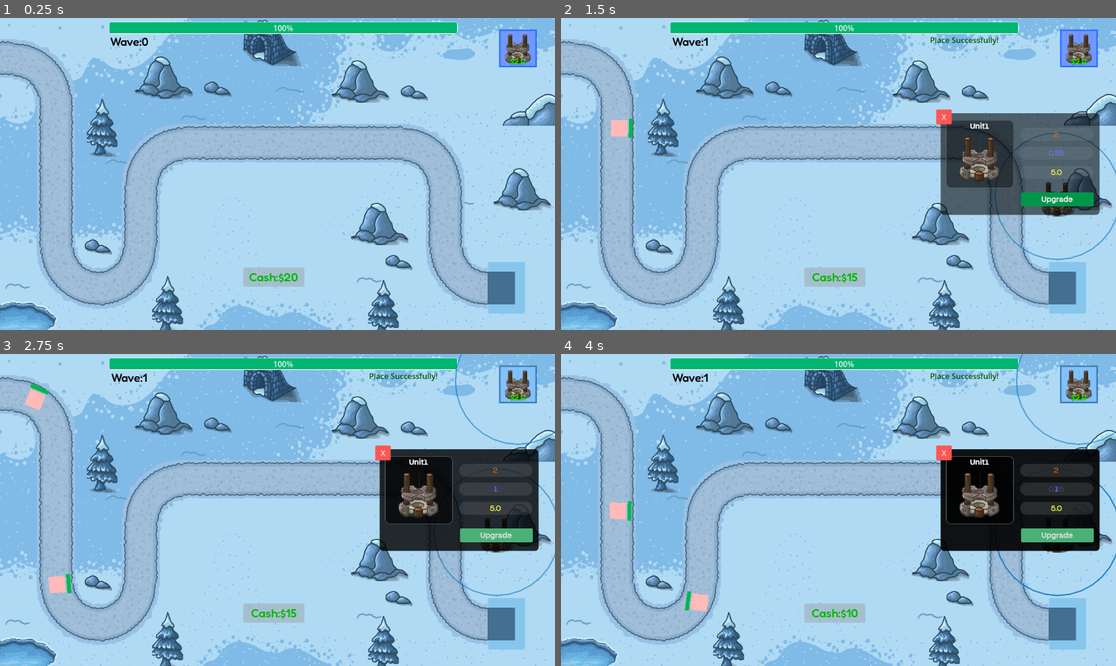
Above: before the commit, frames 1-4 (two rows, left to right).
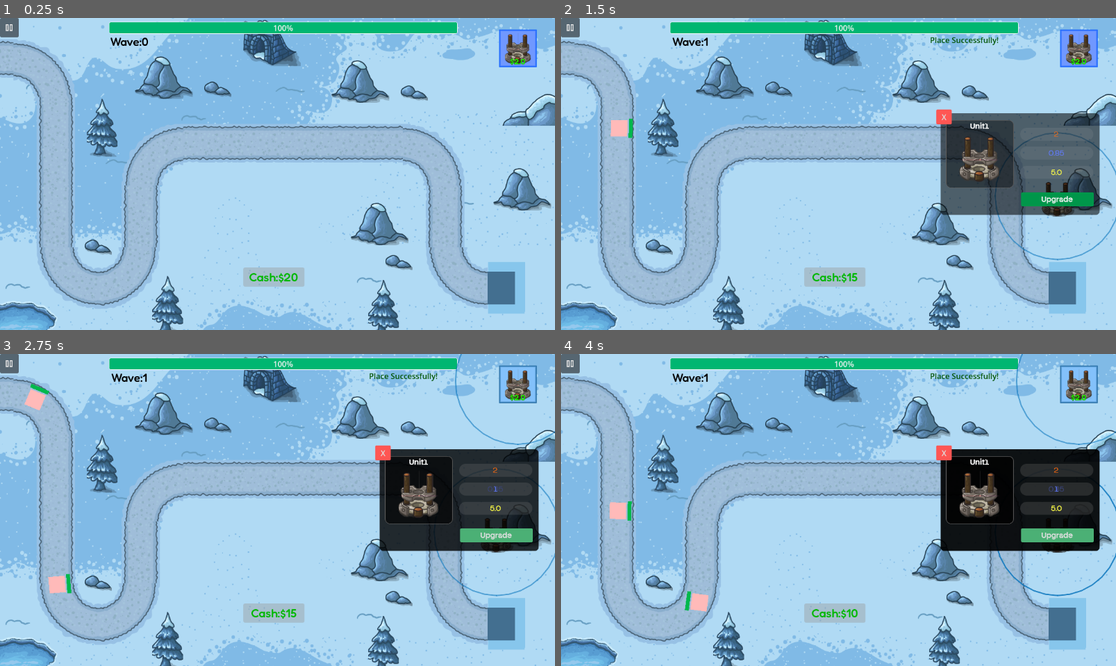
Above: after the commit, the same moments.

Repository: tlai-cmd/project-main
Game: Godot game, scene res://scenes/level.tscn
Same seed, same stepped clock (60 frames per second), same inputs: the game is played once before the commit and once after it.
Inputs (mouse positions are in pixels of both pictures, inside the frame that each line leads up to):
- Up to frame 1 (0.25 s): no input
- Up to frame 2 (1.5 s): click (1077, 49) at 0.5 s; click "Upgrade" at 1.25 s
- Up to frame 3 (2.75 s): click (516, 385) at 2 s
- Up to frame 4 (4 s): click "Upgrade" at 2.75 s; click (1077, 385) at 3.5 s

The runs differ from the first frame. In frame 1, 0.2% of the frame differs, in the area x 0-4%, y 0-7%; in frame 2, 0.2%; in frame 3, 0.2%; in frame 4, 0.2%.

Commit message:
finish the pause menu

Diff:
--- /dev/null
+++ b/project-main/assets/pause_29dp_E3E3E3_FILL0_wght400_GRAD0_opsz24.svg
@@ -0,0 +1 @@
+<svg xmlns="http://www.w3.org/2000/svg" height="24px" viewBox="0 -960 960 960" width="24px" fill="#e3e3e3"><path d="M520-200v-560h240v560H520Zm-320 0v-560h240v560H200Zm400-80h80v-400h-80v400Zm-320 0h80v-400h-80v400Zm0-400v400-400Zm320 0v400-400Z"/></svg>
--- a/project-main/scenes/level.tscn
+++ b/project-main/scenes/level.tscn
@@ -20,6 +20,7 @@
 [ext_resource type="PackedScene" uid="uid://cyc8ywi6fol2t" path="res://scenes/boss.tscn" id="18_8gofh"]
 [ext_resource type="Texture2D" uid="uid://dhj1eovxpnphx" path="res://assets/tower/Screenshot 2026-06-29 101007 - Copy.png" id="18_gunhw"]
 [ext_resource type="FontFile" uid="uid://cspxdvwnehhm8" path="res://assets/font/Fredoka-Medium.ttf" id="19_8gofh"]
+[ext_resource type="Texture2D" uid="uid://dydu8xmu4dv6y" path="res://assets/pause_29dp_E3E3E3_FILL0_wght400_GRAD0_opsz24.svg" id="21_h6wmr"]
 
 [sub_resource type="TileSetAtlasSource" id="TileSetAtlasSource_klq6b"]
 texture = ExtResource("7_klq6b")
@@ -334,6 +335,53 @@
 label_settings = SubResource("LabelSettings_gunhw")
 horizontal_alignment = 1
 
+[node name="pause_button" type="CanvasLayer" parent="." unique_id=457930348]
+
+[node name="Button" type="Button" parent="pause_button" unique_id=713249085]
+anchors_preset = -1
+anchor_right = 0.017
+offset_right = 19.415998
+offset_bottom = 40.0
+icon = ExtResource("21_h6wmr")
+icon_alignment = 1
+
+[node name="pause_menu" type="CanvasLayer" parent="." unique_id=359668141]
+
+[node name="Control" type="Control" parent="pause_menu" unique_id=743357733]
+process_mode = 2
+visible = false
+layout_mode = 3
+anchors_preset = 0
+offset_right = 1153.0
+offset_bottom = 649.0
+
+[node name="ColorRect" type="ColorRect" parent="pause_menu/Control" unique_id=775310759]
+layout_mode = 0
+offset_left = -14.0
+offset_top = -10.0
+offset_right = 1166.0
+offset_bottom = 657.0
+color = Color(0, 0, 0, 0.53333336)
+
+[node name="Button" type="Button" parent="pause_menu/Control" unique_id=1565619791]
+layout_mode = 0
+offset_left = 418.0
+offset_top = 334.0
+offset_right = 730.0
+offset_bottom = 379.0
+text = "Back to Main Menu"
+
+[node name="Button2" type="Button" parent="pause_menu/Control" unique_id=1946851145]
+layout_mode = 0
+offset_left = 421.0
+offset_top = 270.0
+offset_right = 729.0
+offset_bottom = 317.0
+text = "Return to Game"
+
 [connection signal="timeout" from="spawner" to="Path2D" method="_on_spawner_timeout"]
 [connection signal="body_entered" from="Area2D" to="." method="_on_area_2d_body_entered"]
 [connection signal="pressed" from="CanvasLayer/Button" to="." method="_unit_place_button"]
+[connection signal="pressed" from="pause_button/Button" to="." method="_pause"]
+[connection signal="pressed" from="pause_menu/Control/Button" to="." method="_main_menu"]
+[connection signal="pressed" from="pause_menu/Control/Button2" to="." method="_play"]
--- a/project-main/script/enemies.gd
+++ b/project-main/script/enemies.gd
@@ -32,3 +32,4 @@
 func scale_enemy(scale_value: float) -> void:
 	health *= scale_value
 	health_ui.value = health
+	print(health)
--- a/project-main/script/level.gd
+++ b/project-main/script/level.gd
@@ -62,3 +62,16 @@
 		body.scale_enemy(scale_value)
 	elif body.is_in_group("boss"):
 		body.scale_boss(scale_value)
+
+
+func _pause() -> void:
+	get_tree().paused = true
+	$pause_menu/Control.visible = true
+
+func _play() -> void:
+	get_tree().paused = false
+	$pause_menu/Control.visible = false
+
+
+func _main_menu() -> void:
+	get_tree().change_scene_to_file("res://scenes/ui_start.tscn")
Not shown, added: project-main/assets/pause_29dp_E3E3E3_FILL0_wght400_GRAD0_opsz24.svg.import
